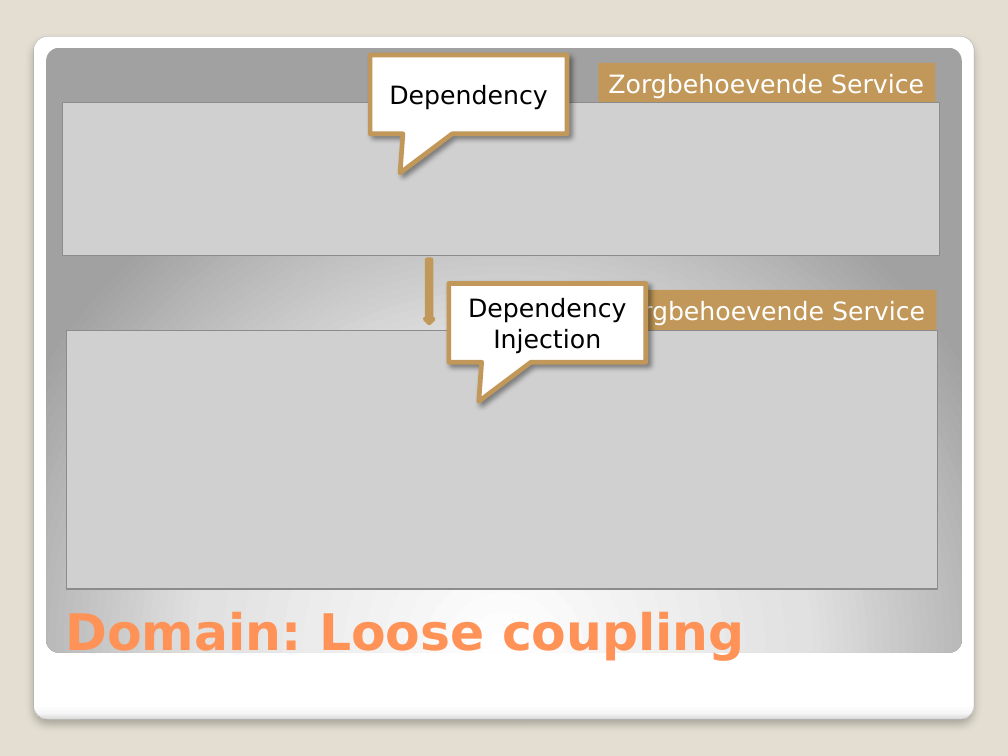
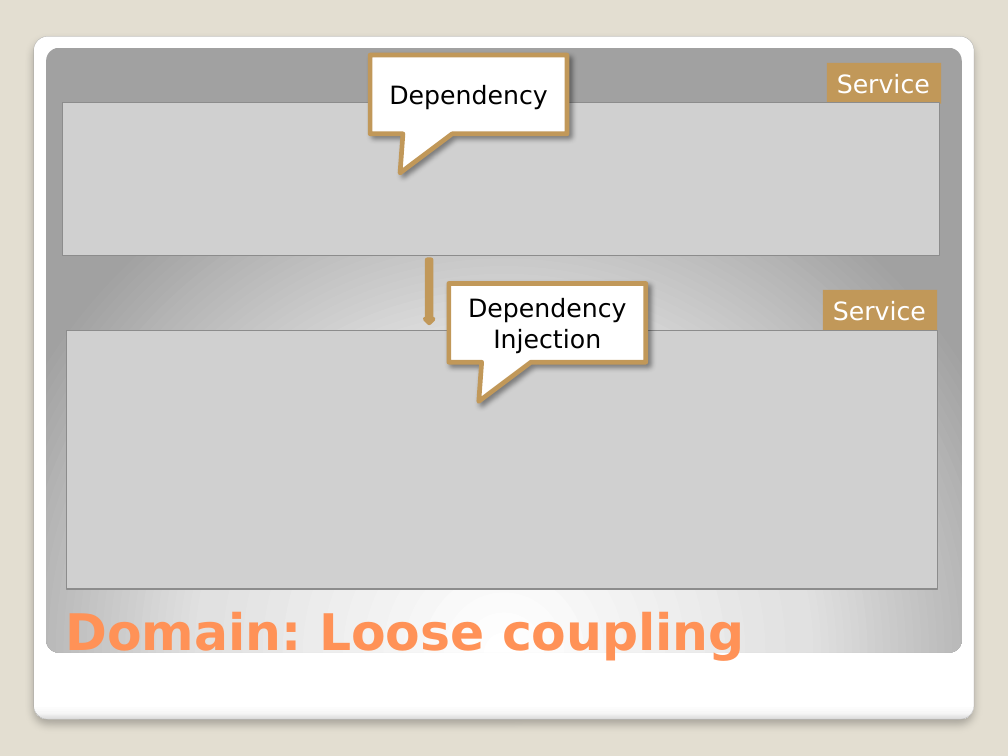
Before and after one commit to michelgrootjans/dkvlessonslearned, a slide deck: slide 16 of slides/Technical Session/Lessons learned.pptx. Drawn at 1008x756 pixels with LibreOffice and Linux fonts; fonts in the diff are those of the drawing; grey boxes stand for pictures. Boxes give left, top, right and bottom in pixels: in the first picture for what was removed or moved away, otherwise in the second. Text is boxed around its words. In the diff, an @@ line names an element or a change of style, - is before the commit and + after.

```diff
--- a/slides/Technical Session/Lessons learned.pptx
+++ b/slides/Technical Session/Lessons learned.pptx
@@ rectangle "Service": place and size @@
-rectangle "Service" at [599,62,935,103]
+rectangle "Service" at [827,62,940,103]
@@ text in rectangle at [837,74,930,94]: text changed @@
-Zorgbehoevende Service
+Service
@@ rectangle "Service": place and size @@
-rectangle "Service" at [600,290,936,331]
+rectangle "Service" at [823,290,936,331]
@@ text in rectangle at [833,301,926,321]: text changed @@
-Zorgbehoevende Service
+Service
```
Also in this commit, not shown: 17 other slides changed.
